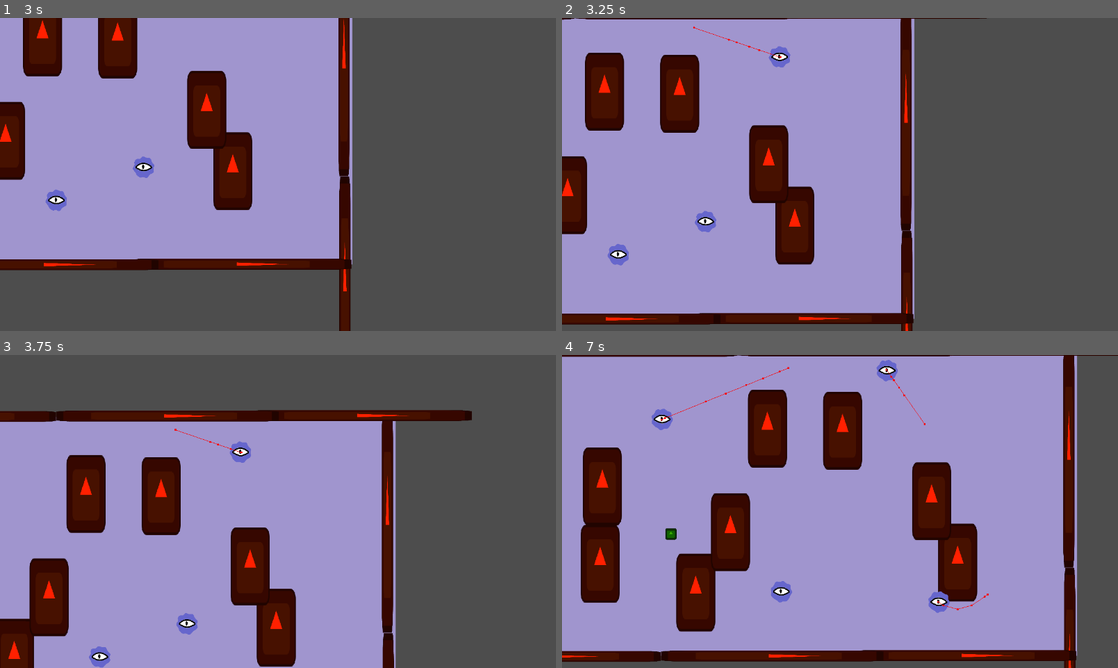
Above: before the commit, frames 1-4 (two rows, left to right).
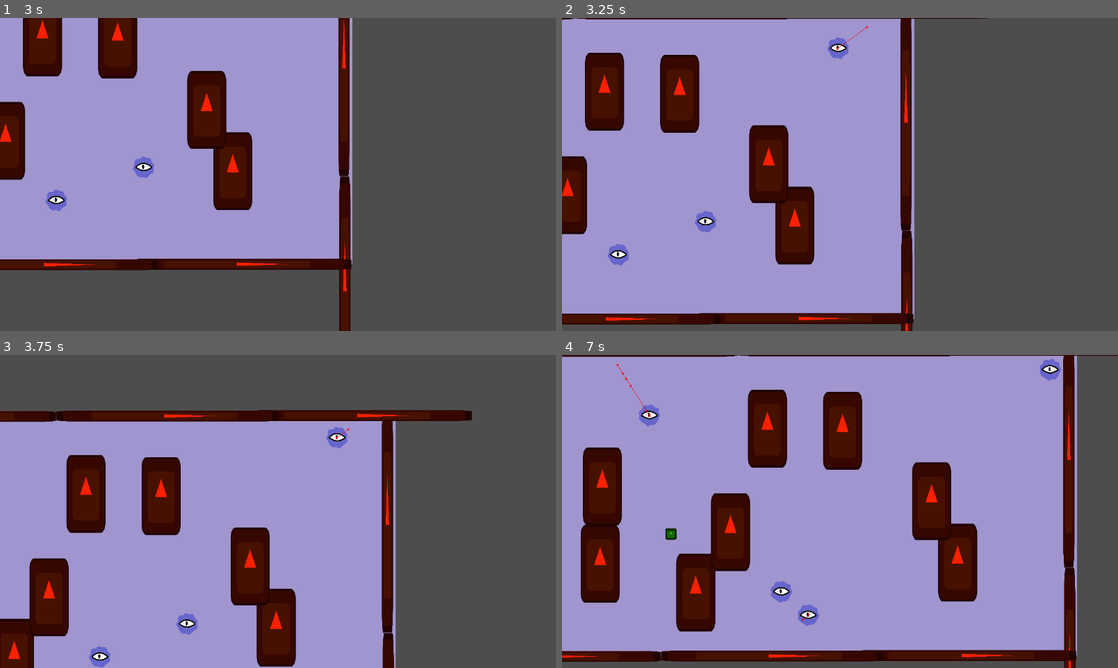
Above: after the commit, the same moments.

Repository: Sadathy/Wild-Jam-94
Game: Godot game, scene res://Scenes/Screens/tank.tscn
Same seed, same stepped clock (60 frames per second), same inputs: the game is played once before the commit and once after it. The engine's default icon, where the game draws it, is replaced by a stand-in: a white triangle on a blue panel in a dark square.
Inputs (mouse positions are in pixels of both pictures, inside the frame that each line leads up to):
- Up to frame 1 (3 s): tap Enter at 0.5 s; move the mouse to (400, 158) at 0.52 s; hold D (right) 0.53-1.28 s; click (400, 158) at 0.67 s; move the mouse to (166, 190) at 1.27 s; hold Down (down) 1.28-2.03 s; move the mouse to (333, 105) at 2.02 s; hold D (right) 2.03-2.78 s; move the mouse to (250, 237) at 2.77 s; hold W (up) from 2.78 s (still down); click (250, 237) at 2.92 s
- Up to frame 2 (3.25 s): keep holding W (up)
- Up to frame 3 (3.75 s): move the mouse to (444, 558) at 3.52 s; release W (up) at 3.53 s; hold A (left) from 3.53 s (still down)
- Up to frame 4 (7 s): move the mouse to (673, 464) at 4.27 s; move the mouse to (867, 511) at 5.02 s; release A (left) at 5.03 s; hold Down (down) 5.03-5.78 s; click (867, 511) at 5.17 s; move the mouse to (756, 433) at 5.77 s; hold D (right) 5.78-6.53 s; move the mouse to (962, 495) at 6.52 s; hold W (up) from 6.53 s (still down)

Frame 1 is identical in both runs. In frame 2, 0.4% of the frame differs, in the area x 23-55%, y 2-16%; in frame 3, 0.4%; in frame 4, 1.2%, in the area x 9-90%, y 1-87%.

Commit message:
Added mutation class
Co-Authored-By: Zac <9915250+mrdetonia@users.noreply.github.com>

Diff:
--- /dev/null
+++ b/game-jam-94/Scenes/Mutations/Mutation.gd
@@ -0,0 +1,26 @@
+# Class for mutations. All new mutations should extend this.
+# Provides virtual methods that mutations should optionally define behaviour for.
+# Extends Node2D as some mutations need to be aware of 2D space.
+
+class_name Mutation
+extends Node2D
+
+
+# Function called when a mutation is first applied to a blob.
+# Should apply any one-time changes.
+func _ready() -> void: pass
+
+
+# Function called each physics frame.
+# Should implement any physics behaviour.
+func _physics_process(delta: float) -> void: pass
+
+
+# Function called by brain when searching for things to do.
+# Should update state + memory accordingly.
+func brain_search(brain: Brain) -> void: pass
+
+
+# Function called by brain when deciding for things to do.
+# Should use brain state + memory and create tasks.
+func brain_think(brain: Brain) -> void: pass
--- a/game-jam-94/Scripts/Blob/blob_brain.gd
+++ b/game-jam-94/Scripts/Blob/blob_brain.gd
@@ -26,6 +26,8 @@
 var current_vigilance: float = 0
 var vigilance_factor: float = 10
 
+var mutations: Array[Mutation] = []
+
 @export var BOREDOM_VARIANCE: float = 20
 @export var VIGILANCE_VARIANCE: float = 20
 
@@ -38,6 +40,8 @@
 	for key in STATS:
 		STATS[key] = randi_range(20, 100)
 		print(key, ": ", STATS[key])
+
+	mutations.append(eyes)
 
 
 #func _unhandled_input(event: InputEvent) -> void:
@@ -62,59 +66,12 @@
 		vigilance_factor = randf_range(VIGILANCE_VARIANCE * 0.5, VIGILANCE_VARIANCE * 1.5)
 		on_search()
 
-# This updates the visible objects dictionary
+
 func on_search() -> void:
-	var visible = []
-	if eyes != null:
-		visible = eyes.get_visible_things()
-	else:
-		for key in visible_objects:
-			visible_objects[key] = []
-		return
-	var food = []
-	var blobs = []
-	var obstacles = []
-
-	for thing in visible:
-		if thing.is_in_group("food"):
-			food.append({
-				"object": thing,
-				"location": thing.position
-			})
-		if thing.is_in_group("blobs") and thing != BODY:
-			blobs.append({
-				"object": thing,
-				"location": thing.position
-			})
-			print(name, " saw a blob!")
-		if thing.is_in_group("nav_group"):
-			obstacles.append({
-				"object": thing,
-				"location": thing.position
-			})
-
-	visible_objects = {
-		"food": food,
-		"blobs": blobs,
-		"obstacles": obstacles
-	}
+	for mutation in mutations:
+		mutation.brain_search(self)
 
 
 func on_think() -> void:
-	# If we found food, pick a random food and path towards it. Otherwise, if we have found a blob path away from it. Otherwise path randomly.
-	if visible_objects["food"].size() > 0:
-		print(name, " is running towards food")
-		var chosen_food = visible_objects["food"].pick_random()
-		target_location = chosen_food["location"]
-		TASK_MANAGER.new_task(TASK_SEEK)
-	elif visible_objects["blobs"].size() > 0:
-		print(name, " is running from a blob")
-		var chosen_blob = visible_objects["blobs"].pick_random()
-		var chosen_dir = (BODY.position - chosen_blob["location"]).normalized()
-		target_location = BODY.position + (chosen_dir * randf_range(MIN_WANDER_RANGE, MAX_WANDER_RANGE))
-		TASK_MANAGER.new_task(TASK_SEEK)
-	else:
-		print(name, " is resorting to wandering in a random direction")
-		var chosen_dir = Vector2.from_angle(randf_range(-PI, PI))
-		target_location = BODY.position + (chosen_dir * randf_range(MIN_WANDER_RANGE, MAX_WANDER_RANGE))
-		TASK_MANAGER.new_task(TASK_SEEK)
+	for mutation in mutations:
+		mutation.brain_think(self)
--- a/game-jam-94/Scripts/Mutations/Eyes/eyes.gd
+++ b/game-jam-94/Scripts/Mutations/Eyes/eyes.gd
@@ -1,21 +1,70 @@
-extends Node2D
+extends Mutation
 
 @export var SIGHT_RANGE: float = 400.0
 
 
-func _ready() -> void:
-	pass
+# Search for things we can see and add to brain's visible_objects
+func brain_search(brain: Brain) -> void:
+	var visible = _get_visible_things()
+
+	var food = []
+	var blobs = []
+	var obstacles = []
+
+	for thing in visible:
+		if thing.is_in_group("food"):
+			food.append({
+				"object": thing,
+				"location": thing.position
+			})
+		elif thing.is_in_group("blobs") and thing != brain.BODY:
+			blobs.append({
+				"object": thing,
+				"location": thing.position
+			})
+			print(name, " saw a blob!")
+		elif thing.is_in_group("nav_group"):
+			obstacles.append({
+				"object": thing,
+				"location": thing.position
+			})
+
+	brain.visible_objects = {
+		"food": food,
+		"blobs": blobs,
+		"obstacles": obstacles
+	}
+
+
+# If we found food, pick a random food and path towards it. Otherwise, if we have found a blob path away from it. Otherwise path randomly.
+func brain_think(brain: Brain) -> void:
+	if brain.visible_objects["food"].size() > 0:
+		print(name, " is running towards food")
+		var chosen_food = brain.visible_objects["food"].pick_random()
+		brain.target_location = chosen_food["location"]
+		brain.TASK_MANAGER.new_task(brain.TASK_SEEK)
+	elif brain.visible_objects["blobs"].size() > 0:
+		print(name, " is running from a blob")
+		var chosen_blob = brain.visible_objects["blobs"].pick_random()
+		var chosen_dir = (brain.BODY.position - chosen_blob["location"]).normalized()
+		brain.target_location = brain.BODY.position + (chosen_dir * randf_range(brain.MIN_WANDER_RANGE, brain.MAX_WANDER_RANGE))
+		brain.TASK_MANAGER.new_task(brain.TASK_SEEK)
+	else:
+		print(name, " is resorting to wandering in a random direction")
+		var chosen_dir = Vector2.from_angle(randf_range(-PI, PI))
+		brain.target_location = brain.BODY.position + (chosen_dir * randf_range(brain.MIN_WANDER_RANGE, brain.MAX_WANDER_RANGE))
+		brain.TASK_MANAGER.new_task(brain.TASK_SEEK)
 
 
 # Get all things our eyes can see
-func get_visible_things() -> Array:
+func _get_visible_things() -> Array:
 	var space := get_world_2d().direct_space_state
 	var hits := _find_objects_radius(space)
 	var visible := []
 
 	for hit in hits:
 		var target = hit.collider
-		if _has_los(target.global_position, space):
+		if _has_los(target, space):
 			visible.append(target)
 
 	return visible
@@ -30,14 +79,16 @@
 	vision_query.shape = vision_shape
 	vision_query.transform = global_transform
 	vision_query.collide_with_areas = true
+	vision_query.collide_with_bodies = true
+	vision_query.exclude = [get_parent().get_rid()]
 
 	return space.intersect_shape(vision_query)
 
 
 # Check if eyes have clear line-of-sight to a target
-func _has_los(target: Vector2, space: PhysicsDirectSpaceState2D) -> bool:
-	var ray := PhysicsRayQueryParameters2D.create(global_position, target)
-	ray.exclude = [get_parent()]
+func _has_los(target: Node2D, space: PhysicsDirectSpaceState2D) -> bool:
+	var ray := PhysicsRayQueryParameters2D.create(global_position, target.global_position)
+	ray.exclude = [get_parent().get_rid(), target.get_rid()]
 
 	var result := space.intersect_ray(ray)
 	return result.is_empty()
Not shown, added: game-jam-94/Scenes/Mutations/Mutation.gd.uid
Not shown, added: add_mutation_class.patch
